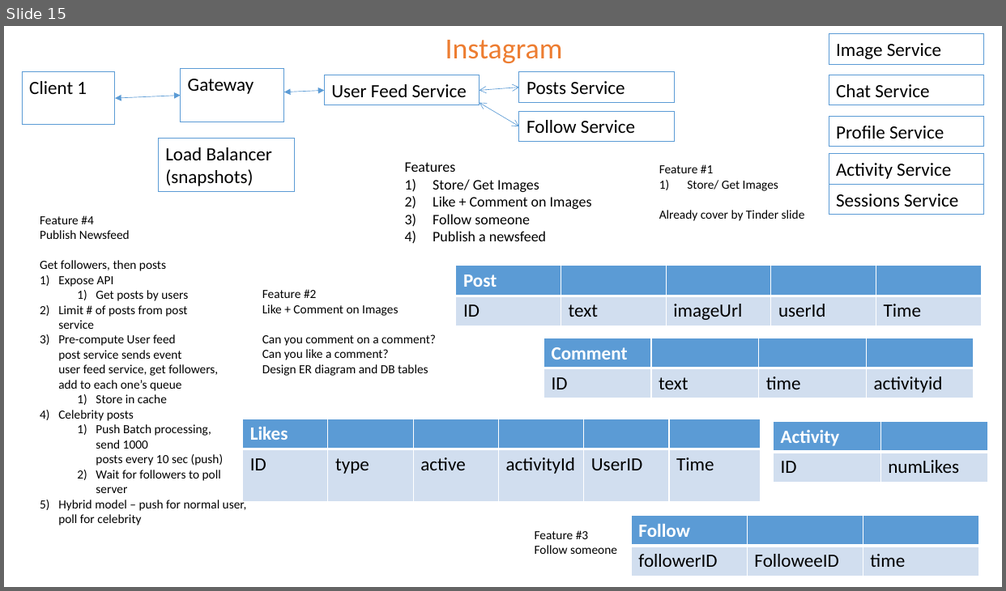
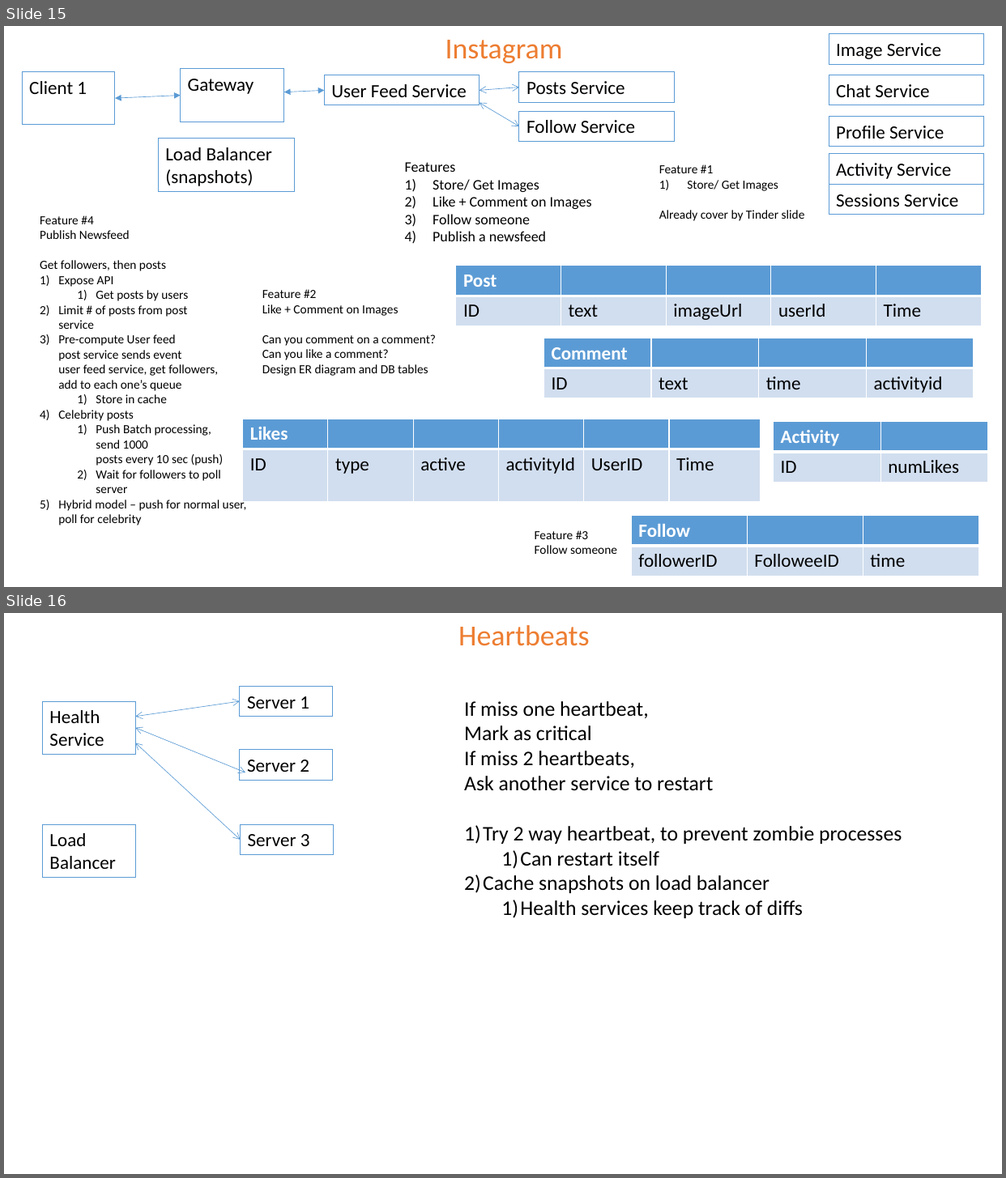
Before and after one commit to the-potato-man/Leetcode, a slide deck: design/System Design Notes.pptx. Shown one above the other, each under a label of ours: slide 15 before the commit, slides 15 and 16 after it. The pictures are 1006x591 and 1006x1178 pixels, drawn with LibreOffice and Linux fonts; fonts in the diff are those of the drawing. Boxes give left, top, right and bottom in pixels: in the first picture for what was removed or moved away, otherwise in the second. Text is boxed around its words. In the diff, an @@ line names an element or a change of style, - is before the commit and + after.

```diff
--- a/design/System Design Notes.pptx
+++ b/design/System Design Notes.pptx
@@ slide 16 added at [4, 613, 1002, 1174], background #FFFFFF @@
@@ text added at [458, 625, 590, 646], 28 pt, text #ED7D31 @@
+Heartbeats
@@ rectangle added at [42, 701, 135, 755], outline #5B9BD5 0.75 pt, 18 pt, text #000000 @@
+Health
+Service
@@ double arrow added from (136, 717) to (240, 701), #5B9BD5 0.5 pt @@
@@ rectangle added at [240, 687, 333, 717], outline #5B9BD5 0.75 pt, 18 pt, text #000000 @@
+Server 1
@@ text added at [464, 701, 901, 918], 20 pt, text #000000 @@
+If miss one heartbeat,
+Mark as critical
+If miss 2 heartbeats,
+Ask another service to restart
+1) Try 2 way heartbeat, to prevent zombie processes
+  1) Can restart itself
+2) Cache snapshots on load balancer
+  1) Health services keep track of diffs
@@ double arrow added from (136, 727) to (246, 773), #5B9BD5 0.5 pt @@
@@ double arrow added from (136, 743) to (241, 840), #5B9BD5 0.5 pt @@
@@ rectangle added at [240, 750, 333, 780], outline #5B9BD5 0.75 pt, 18 pt, text #000000 @@
+Server 2
@@ rectangle added at [42, 825, 135, 878], outline #5B9BD5 0.75 pt, 18 pt, text #000000 @@
+Load Balancer
@@ rectangle added at [241, 825, 334, 855], outline #5B9BD5 0.75 pt, 18 pt, text #000000 @@
+Server 3
```
Also in this commit, not shown: 1 other slide added.
